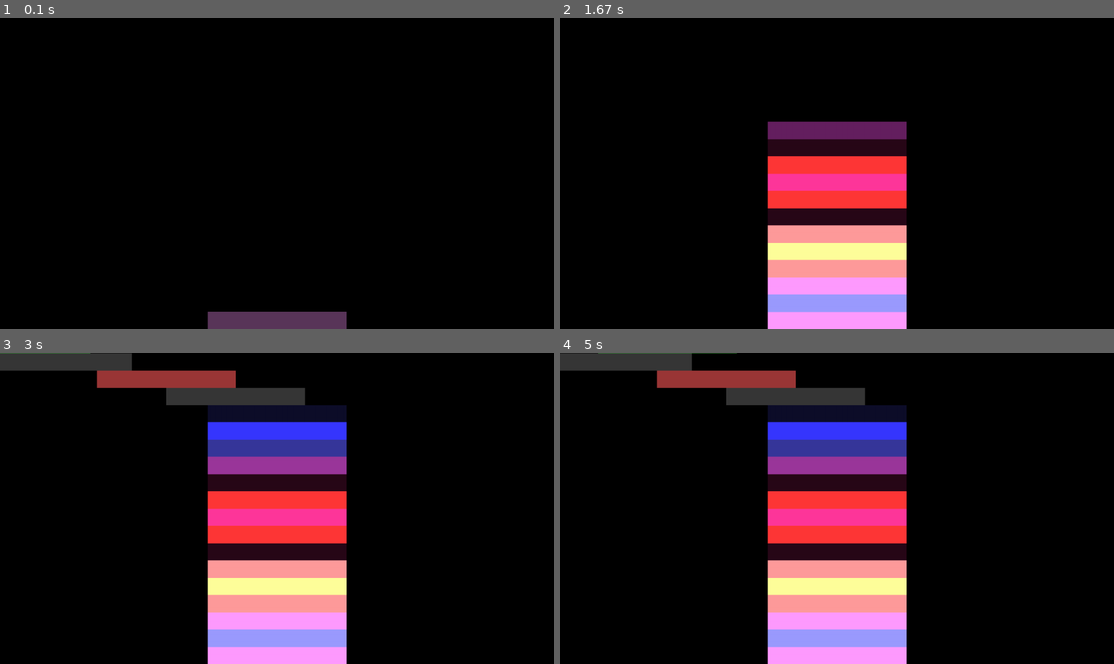
Above: before the commit, frames 1-4 (two rows, left to right).
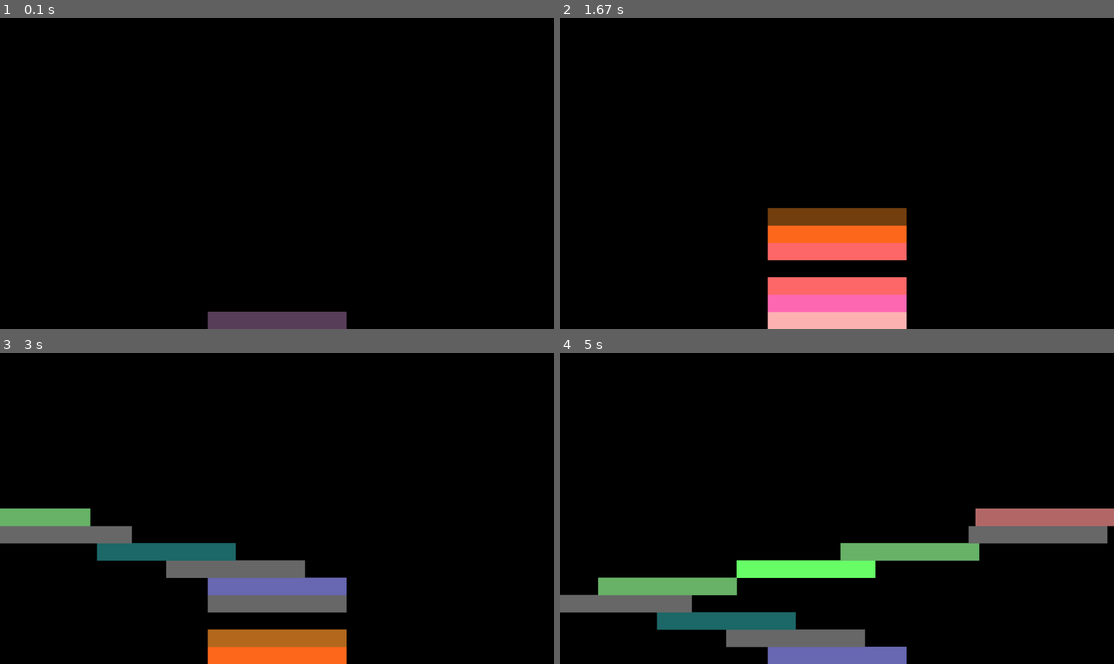
Above: after the commit, the same moments.

Repository: szalencia/STACKS-PYTHON
Game: pygame game, started from STACKS-2D.py
Same seed, same stepped clock (60 frames per second), same inputs: the game is played once before the commit and once after it.
Inputs:
- Up to frame 1 (0.1 s): no input
- Up to frame 2 (1.67 s): tap Space at 0.33, 0.73, 1.03, 1.23, 1.53 s; hold V 0.67-1.13 s
- Up to frame 3 (3 s): tap Space at 1.73, 2.07, 2.37, 2.57, 2.87 s; tap X at 2.15 s
- Up to frame 4 (5 s): tap Space at 3.9, 4.3, 4.6, 4.97 s

The runs differ from the first frame. In frame 2, 17% of the frame differs, in the area x 37-63%, y 33-100%; in frame 3, 29%; in frame 4, 33%, in the area x 0-100%, y 0-100%.

Commit message:
Update STACKS-2D.py
NOW IT PILES UP CORRECTLY

WE GOTTA CUT THE PIECES NOW :)

Diff:
--- a/STACKS-2D.py
+++ b/STACKS-2D.py
@@ -1,14 +1,53 @@
-# PYTHON GAME QUIT
-# GAME OPTIMISED FOR 100FPS
+# STACKS 2D THURSDAY
 
 import pygame
 import random
 import copy
 
-pygame.init()
-win = pygame.display.set_mode((1600,900))
-pygame.display.set_caption("TEST")
-loop = True
+def colorUpdate (colorLs):
+    x = random.randint(0,2)
+    y = random.randint(0,1)
+    if ((colorLs[x]+75)>255):
+        colorLs[x] -= 75
+    elif ((colorLs[x]-75)<0):
+        colorLs[x] += 75
+    else:
+        colorLs[x] = colorLs[x] + ((y-((y+1)%2))*75) # CONVERTING 0/1 TO -1/1 :)
+    return colorLs
+
+def fadeIn (x, colorSet):
+    # colorSet = [present,target]
+    for i in range (3):
+        step = ((colorSet[1][i] - colorSet[0][i])//x)
+        colorSet[0][i] += step
+    return colorSet[0] # Returning the Updated colorSet[0] = present
+'''
+def push (vertices, x): # x=1 is DOWN(+ve) x=0 is UP(-ve)
+    vertices[0][1] += ((x-((x+1)%2))*50)
+    vertices[1][1] += ((x-((x+1)%2))*50)
+    vertices[2][1] += ((x-((x+1)%2))*50)
+    vertices[3][1] += ((x-((x+1)%2))*50)
+    return vertices
+'''
+def pushUp (vertices):
+    vertices[0][1] -= 50
+    vertices[1][1] -= 50
+    vertices[2][1] -= 50
+    vertices[3][1] -= 50
+    return vertices
+
+def pushDn (vertices):
+    vertices[0][1] += 50
+    vertices[1][1] += 50
+    vertices[2][1] += 50
+    vertices[3][1] += 50
+    return vertices
+
+def renderAll ():
+    for i in range (len(stackArray)):
+        pygame.draw.polygon(win,colorArray[i],stackArray[i])
+        pygame.display.update()
+
 
 stackArray = []
 colorArray = []
@@ -21,33 +60,11 @@
 colorStep = 0
 movementStack = "rev"
 
-# COLOR UPDATE IS NICELY WORKING SO DON'T TOUCH :')
-def colorUpdate (colorLs):
-    x = random.randint(0,2)
-    y = random.randint(0,1)
-    if ((colorLs[x]+100)>255):
-        colorLs[x] -= 100
-    elif ((colorLs[x]-100)<0):
-        colorLs[x] += 100
-    else:
-        colorLs[x] = colorLs[x] + ((y-((y+1)%2))*100) # CONVERTING 0/1 TO -1/1 :)
-    return colorLs
-
-
-def fadeIn (x, colorSet):
-    # colorSet = [present,target]
-    for i in range (3):
-        step = ((colorSet[1][i] - colorSet[0][i])//x)
-        colorSet[0][i] += step
-    return colorSet[0] # Returning the Updated colorSet[0] = present
-
-def pushUp (vertices):
-    vertices[0][1]-=50
-    vertices[1][1]-=50
-    vertices[2][1]-=50
-    vertices[3][1]-=50
-    return vertices
-
+pygame.init()
+win = pygame.display.set_mode((1600,900))
+pygame.display.set_caption("TEST")
+x = 0
+loop = True
 while loop :
     pygame.time.delay(timeDelay)
 
@@ -66,6 +83,9 @@
 
     # GAME LOGICS RENDER
     else: # Enters right when timeElapsed becomes 2250 at 9th stack :)
+        if timeElapsed == 2250: # First instance
+            stackArray.pop()
+            colorArray.pop()
         pygame.draw.polygon(win,(0,0,0),stackVertices)
         if (movementStack == "rev"):
             stackVertices[0][0]-= 10
@@ -83,21 +103,23 @@
                 movementStack = "rev"
         pygame.draw.polygon(win,color,stackVertices)
 
+
     # GAME LOGICS ENGINE
     x = pygame.event.get()
     for event in x :
         if event.type == pygame.KEYDOWN :
             if event.key == pygame.K_SPACE :
-                colorArray.pop(-1)
-                stackArray.pop(-1)
+                stackArray.append(copy.deepcopy(stackVertices))
                 colorArray.append(copy.deepcopy(color))
-                stackArray.append(copy.deepcopy(stackVertices))
-                stackVertices = pushUp(stackVertices)
+                stackArray=list(map(pushDn,stackArray))
                 color = colorUpdate(color)
-                for i in range (len(colorArray)-1):
-                    pygame.draw.polygon(win,colorArray[i],stackArray[i])
-                # colorArray.pop(0)
-                # stackArray.pop(0)
+                win.fill((0,0,0))
+                renderAll()
+            elif event.key == pygame.K_x:
+                win.fill((0,0,0))
+            elif event.key == pygame.K_v:
+                renderAll()
+
         if event.type == pygame.QUIT :
             loop = False
     pygame.display.update()
